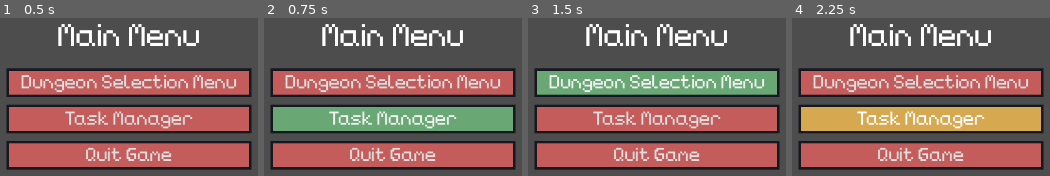
Above: before the commit, frames 1-4 (left to right).
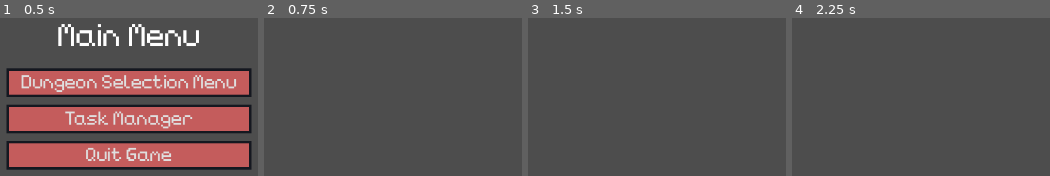
Above: after the commit, the same moments.

Repository: TheHumanMRP/RPG-Life-Tracker
Game: Godot game, scene res://Folders/Systems/Main/MainScene/main_scene.tscn
Same seed, same stepped clock (60 frames per second), same inputs: the game is played once before the commit and once after it. The engine's default icon, where the game draws it, is replaced by a stand-in: a white triangle on a blue panel in a dark square.
Inputs (mouse positions are in pixels of both pictures, inside the frame that each line leads up to):
- Up to frame 1 (0.5 s): no input
- Up to frame 2 (0.75 s): click "Task Manager" at 0.5 s
- Up to frame 3 (1.5 s): click (657, 82) at 1.25 s, where only the run before the commit has a clickable "Dungeon Selection Menu"
- Up to frame 4 (2.25 s): move the mouse to (921, 119) at 2.02 s; hold D (move_right) from 2.03 s (still down); tap E (equip_item) at 2.1 s; click (921, 119) at 2.17 s

Frame 1 is identical in both runs. In frame 2, 55% of the frame differs, in the area x 2-98%, y 3-97%; in frame 3, 55%; in frame 4, 55%.
Error before the commit: Parse Error: Expected initializer after constant name. (res://Folders/Systems/Globals/constants.gd:14)

Commit message:
Auto commit at 2026-11-08 17:27:00

Diff:
--- a/Folders/Systems/Globals/constants.gd
+++ b/Folders/Systems/Globals/constants.gd
@@ -11,7 +11,7 @@
 
 const PATH_TO_TASK_MANAGER: String = "res://Folders/Systems/TaskManager/Display/TaskManagerCanvasLayer/task_manager_ui_canvas_layer.tscn"
 const PATH_TO_DUNGEON_SELECTION_MENU: String = "res://Folders/Systems/DungeonRelated/DungeonSelectionMenu/DungeonSelectionMenuScene/dungeon_selection_menu.tscn"
-const Path
+const PATH_TO_DUNGEON_ITEM: String = "res://Folders/Systems/DungeonRelated/DungeonSelectionMenu/DungeonSelectionMenuUIComponents/dungeon_item.tscn"
 const PATH_TO_DUNGEON_CANVAS_LAYER: String = "res://Folders/Systems/DungeonRelated/Display/dungeon_canvas_layer.tscn"
 const PATH_TO_MAIN_MENU: String = "res://Folders/Systems/Main/MainMenu/main_menu.tscn"
 
